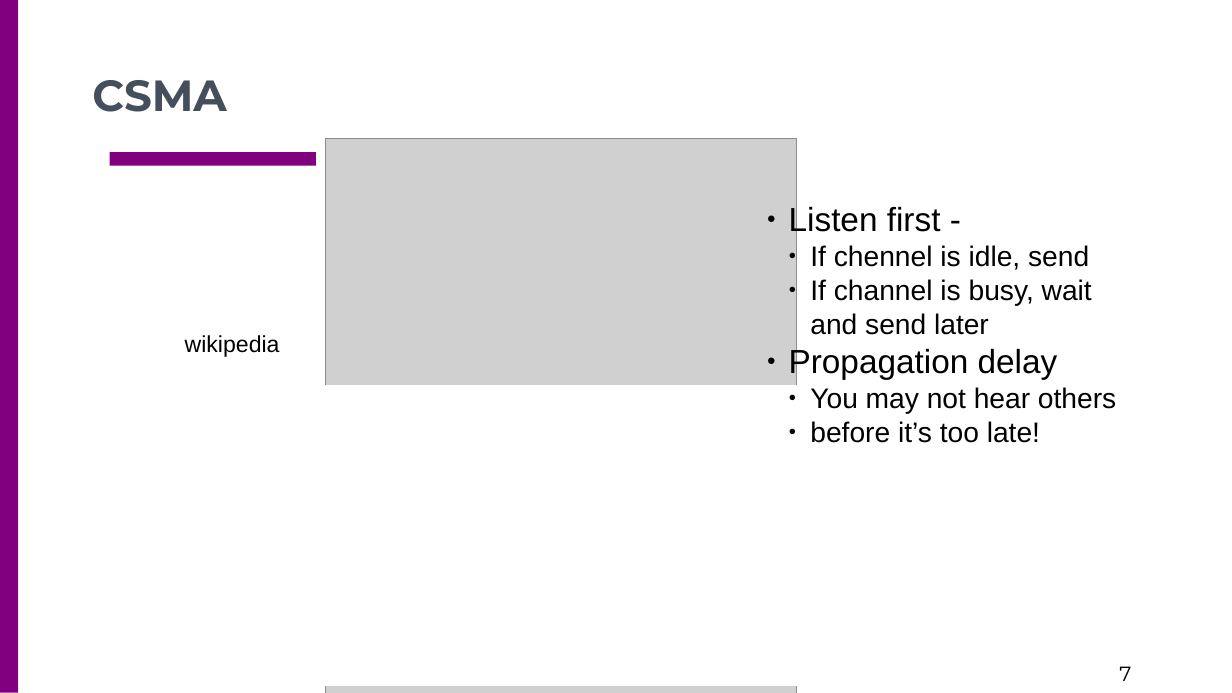
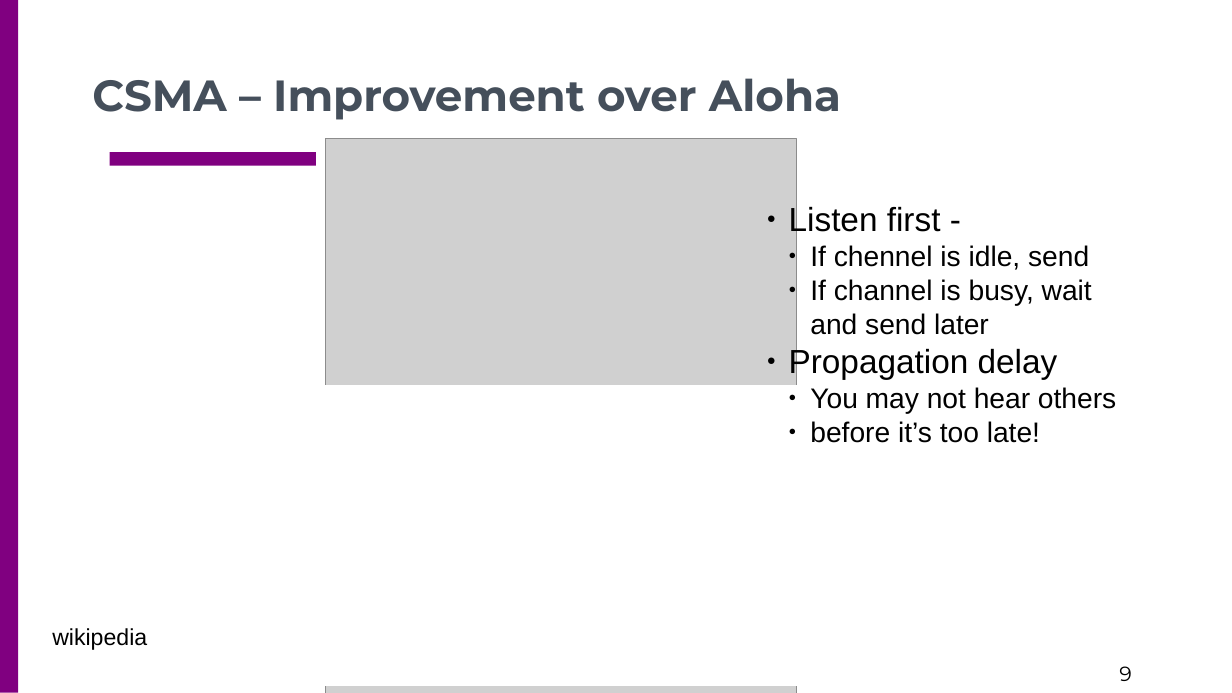
Before and after one commit to csc4200/csc4200.github.io, a slide deck: slide 9 of docs/lectures_source/class_slides-5.odp (slide 7 before the commit). Drawn at 1232x693 pixels with LibreOffice and Linux fonts; fonts in the diff are those of the drawing; grey boxes stand for pictures. Boxes give left, top, right and bottom in pixels: in the first picture for what was removed or moved away, otherwise in the second. Text is boxed around its words. In the diff, an @@ line names an element or a change of style, - is before the commit and + after.

```diff
--- a/docs/lectures_source/class_slides-5.odp
+++ b/docs/lectures_source/class_slides-5.odp
@@ text at [92,78,841,120]: text changed @@
-CSMA
+CSMA – Improvement over Aloha
@@ text "wikipedia": place and size @@
-text "wikipedia" at [185,335,280,357]
+text "wikipedia" at [52,628,147,650]
@@ page number at [1119,666,1131,681]: text changed @@
-7
+9
```
Also in this commit, not shown: 6 other slides changed, 2 slides added, 38 other files.
